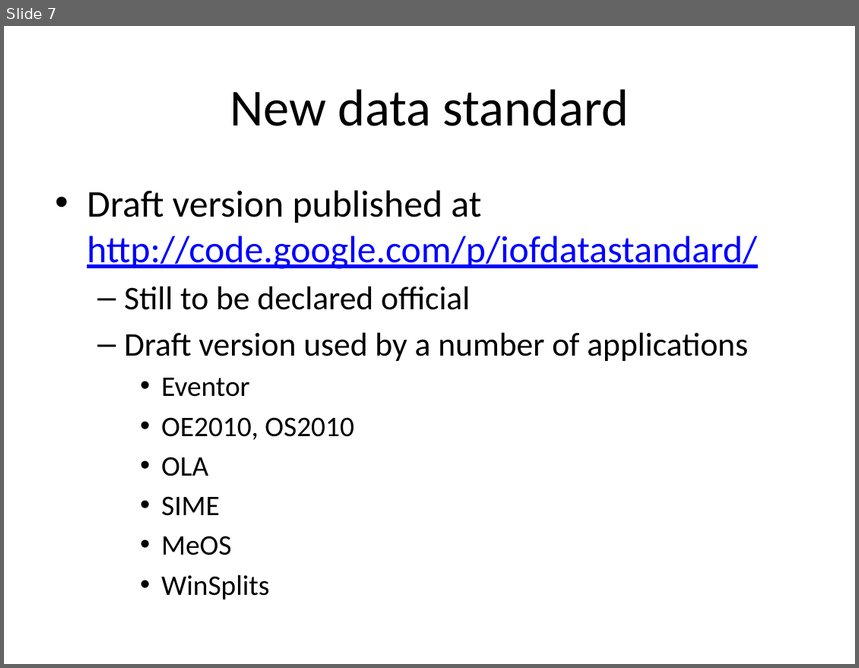
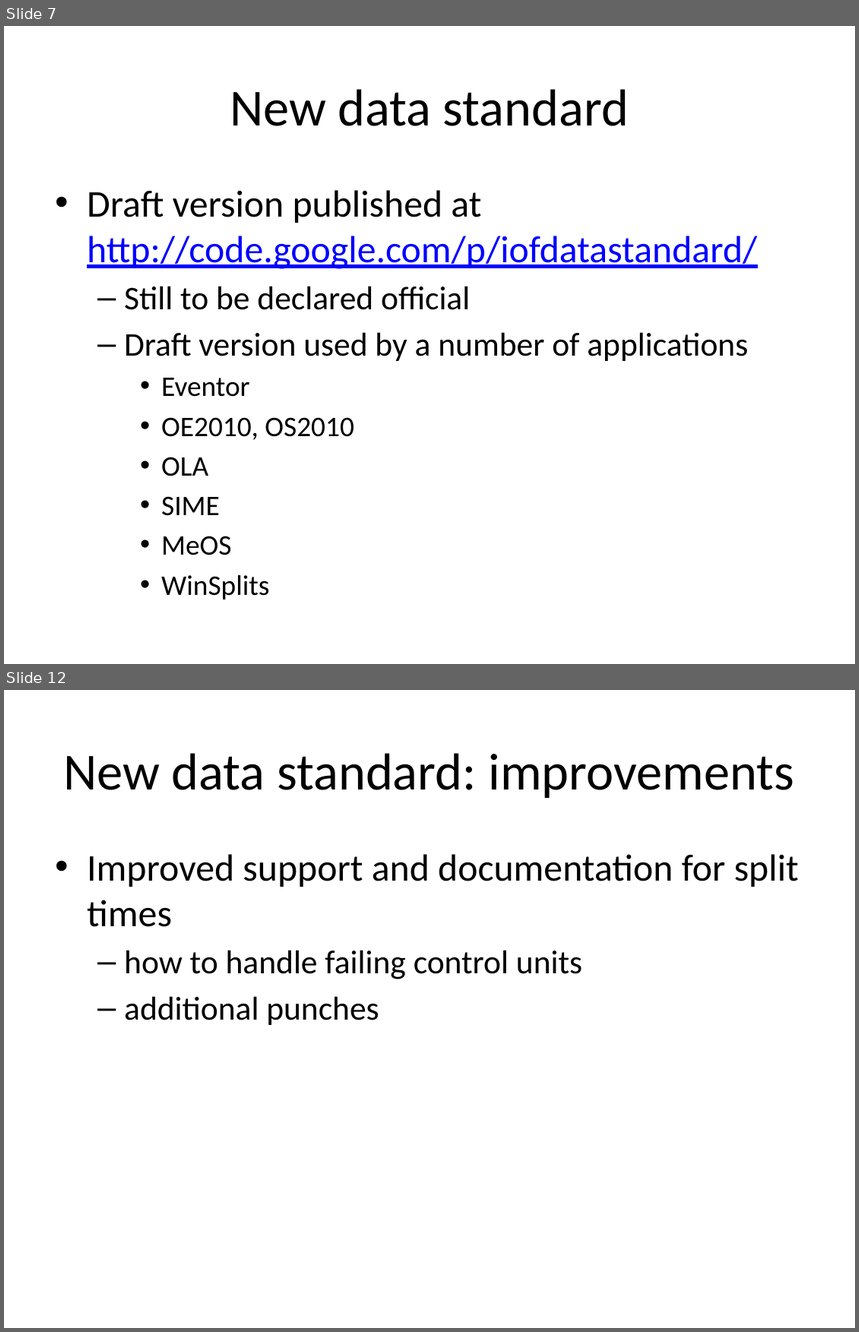
Before and after one commit to hennings/iof-data-standard-v3, a slide deck: Documents/New IOF Data Standard.pptx. Shown one above the other, each under a label of ours: slide 7 before the commit, slides 7 and 12 after it; the slides between them are not shown. The pictures are 859x668 and 859x1332 pixels, drawn with LibreOffice and Linux fonts; fonts in the diff are those of the drawing. Boxes give left, top, right and bottom in pixels: in the first picture for what was removed or moved away, otherwise in the second. Text is boxed around its words. In the diff, an @@ line names an element or a change of style, - is before the commit and + after.

Commit message:
Updated powerpoint document.

```diff
--- a/Documents/New IOF Data Standard.pptx
+++ b/Documents/New IOF Data Standard.pptx
@@ slide 12 added at (x1=4, y1=690, x2=855, y2=1328), background #FFFFFF @@
@@ title added at (x1=64, y1=753, x2=794, y2=798), 44 pt, text #000000 @@
+New data standard: improvements
@@ text added at (x1=87, y1=854, x2=799, y2=1025), 28 pt, text #000000 @@
+• Improved support and documentation for split times
+  – how to handle failing control units
+  – additional punches
```
Also in this commit, not shown: 2 slides changed, 4 other slides added, 1 other file.
